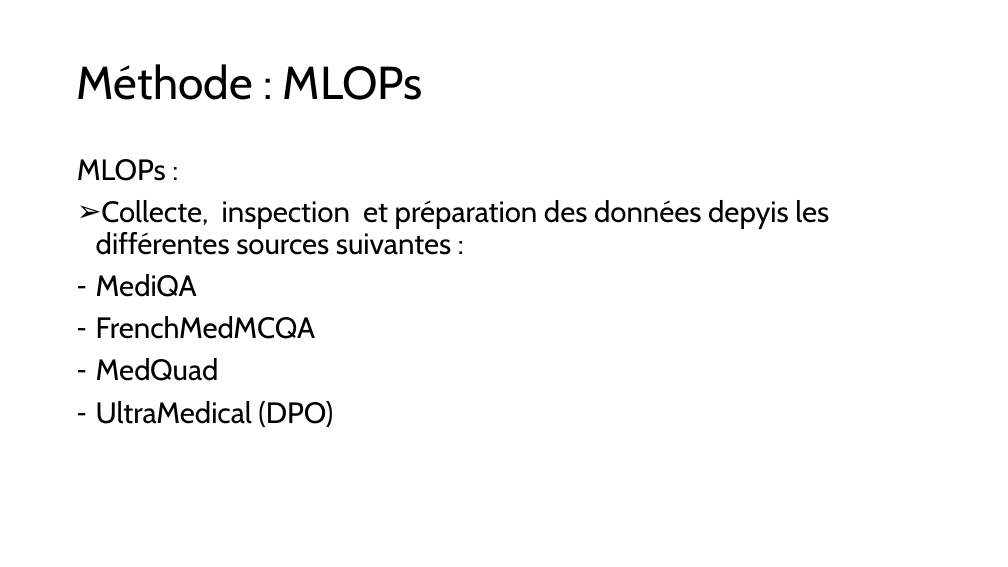
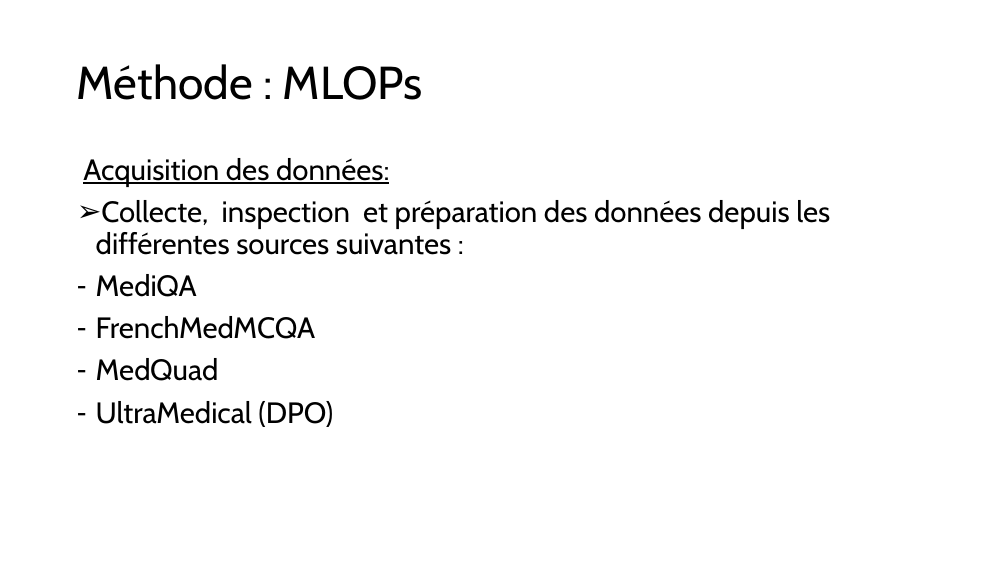
Before and after one commit to AIEngOc2025/agent-triage-hospitalier, a slide deck: slide 4 of Presentation1.pptx. Drawn at 1008x567 pixels with LibreOffice and Linux fonts; fonts in the diff are those of the drawing. Boxes give left, top, right and bottom in pixels: in the first picture for what was removed or moved away, otherwise in the second. Text is boxed around its words. In the diff, an @@ line names an element or a change of style, - is before the commit and + after.

```diff
--- a/Presentation1.pptx
+++ b/Presentation1.pptx
@@ text at <box>83,158,830,255</box>: text changed @@
-MLOPs :
-➢ Collecte, inspection et préparation des données depyis les différentes sources suivantes :
+Acquisition des données:
+➢ Collecte, inspection et préparation des données depuis les différentes sources suivantes :
```
Also in this commit, not shown: 4 other slides changed, 21 other files.
